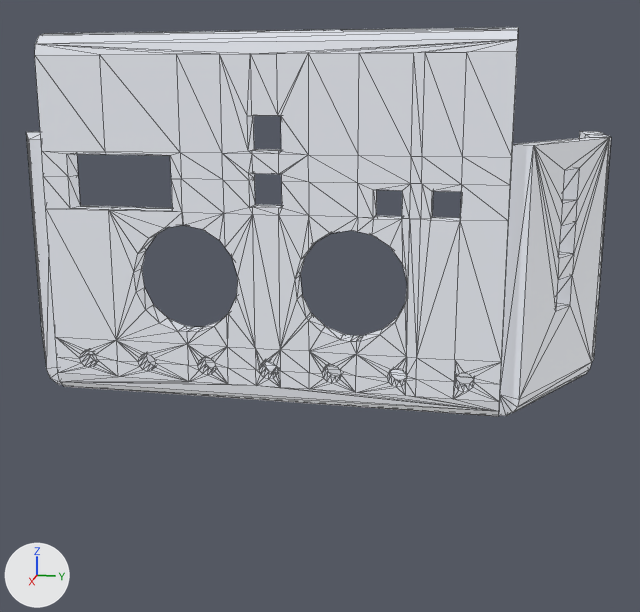
The COLLADA model pandora_robots_description/meshes/gears/visual/linear/head/linear_head_main_link.dae, before and after one commit.
Before and after are seen from a camera (50 mm lens) standing at (0.1699, 0.0405, 0.0583) and looking at (-0.0148, 0.0036, 0.0121). Lighting does not change. The marker at lower left points along +X, +Y and +Z. Mesh edges are drawn as thin lines.

The older version as bpy lines, for what is in view:
```python
me_base_link_001 = bpy.data.meshes.new('base link.001')
me_base_link_001.from_pydata(...)  # 1281 vertices, 2718 faces; spans x -0.047..0.017, y -0.061..0.0615, z 0.0..0.068
me_base_link_001.materials.append(mat_aluminium)  # grey #adb2bd
ob_base_link = bpy.data.objects.new('base_link', me_base_link_001)
ob_base_link.location = (0.0, 0.0, 0.0)
```
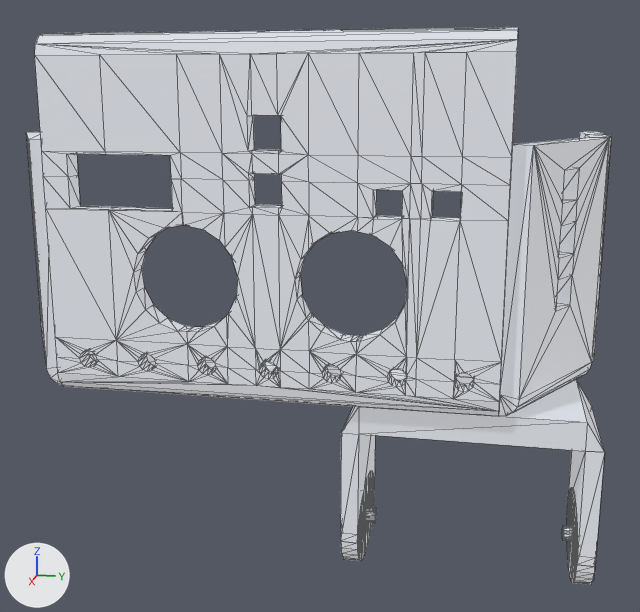
The newer file is also turned or shifted as a whole; pictures and numbers use the older file's frame.

Edits to the scene script, one JSON object a line:
```json
{"block": "me_base_link_001", "where": "# used by ob_base_link; location = (0.0, 0.0, 0.0)"}
{"op": "remove", "block": "me_base_link_001", "code": "me_base_link_001.from_pydata(...)  # 1281 vertices, 2718 faces; spans x -0.047..0.017, y -0.061..0.0615, z 0.0..0.068"}
{"op": "add", "block": "me_base_link_001", "code": "me_base_link_001.from_pydata(...)  # 1561 vertices, 3262 faces; spans x -0.047..0.017, y -0.061..0.0615, z -0.0366..0.068"}
{"block": "me_base_link_001", "change": "me_base_link_001 part 1: a new loose piece, a 32-sided cylinder along y spanning x -0.0003..0.0027, y 0.0146..0.0186, z -0.0298..-0.0268, in mat_aluminium (grey #adb2bd)"}
{"block": "me_base_link_001", "change": "me_base_link_001 part 2: a new loose piece, a 32-sided cylinder along y spanning x -0.011..0.0135, y 0.0581..0.0615, z -0.0366..-0.02, in mat_aluminium (grey #adb2bd)"}
{"block": "me_base_link_001", "change": "me_base_link_001 part 3: a new loose piece, a 32-sided cylinder along y spanning x -0.011..0.0135, y 0.0133..0.0167, z -0.0366..-0.02, in mat_aluminium (grey #adb2bd)"}
{"block": "me_base_link_001", "change": "me_base_link_001 part 4: a new loose piece, a 32-sided cylinder along y spanning x -0.0003..0.0027, y 0.0565..0.0605, z -0.0298..-0.0268, in mat_aluminium (grey #adb2bd)"}
{"block": "me_base_link_001", "change": "me_base_link_001 part 5: a new loose piece of 24 vertices spanning x -0.011..0.0135, y 0.0133..0.0615, z -0.0283..0.0, in mat_aluminium (grey #adb2bd)"}
```

Location of each change, (x1, y1, x2, y2) in pixels of the pictures (640 x 612 px):
```json
{"object": "base_link", "change": "reshaped", "before": [26, 27, 611, 416], "after": [26, 27, 611, 585], "on screen": "43% taller"}
{"part": 1, "of": "me_base_link_001", "change": "added", "after": [365, 507, 377, 523]}
{"part": 2, "of": "me_base_link_001", "change": "added", "after": [567, 507, 595, 585]}
{"part": 3, "of": "me_base_link_001", "change": "added", "after": [340, 493, 374, 561]}
{"part": 4, "of": "me_base_link_001", "change": "added", "after": [562, 525, 572, 541]}
{"part": 5, "of": "me_base_link_001", "change": "added", "after": [340, 380, 605, 567]}
```
